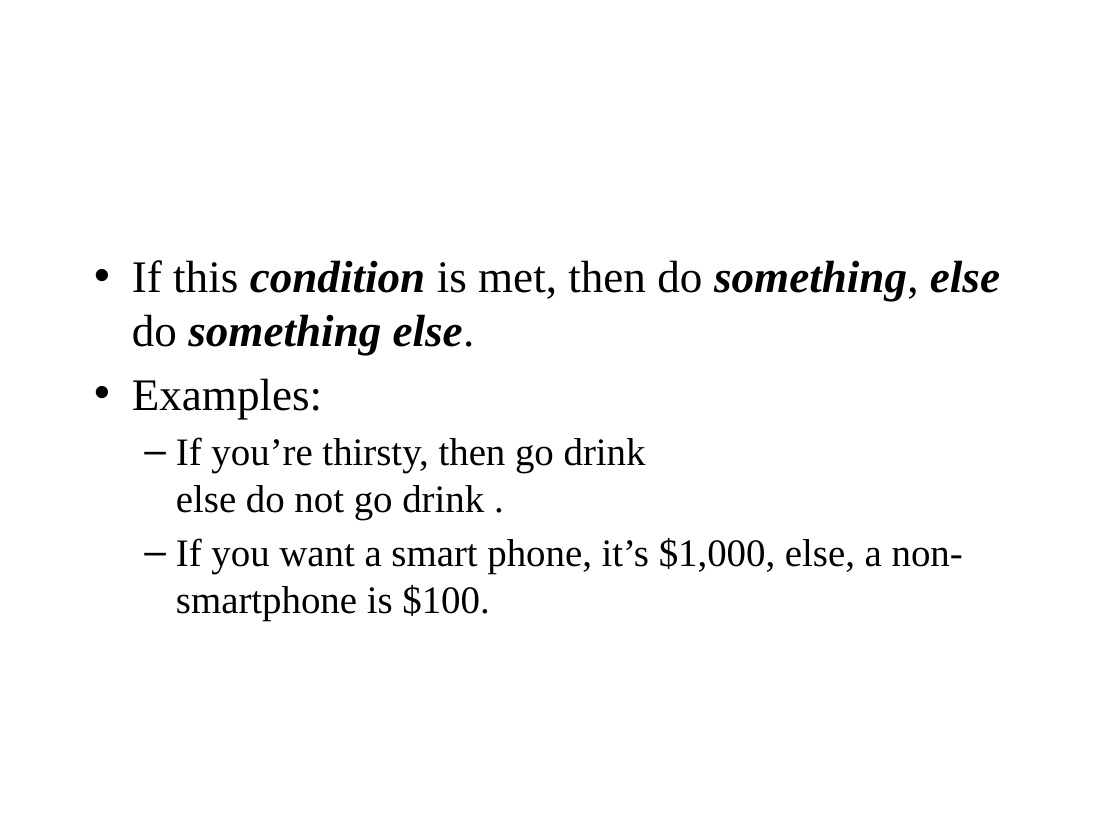
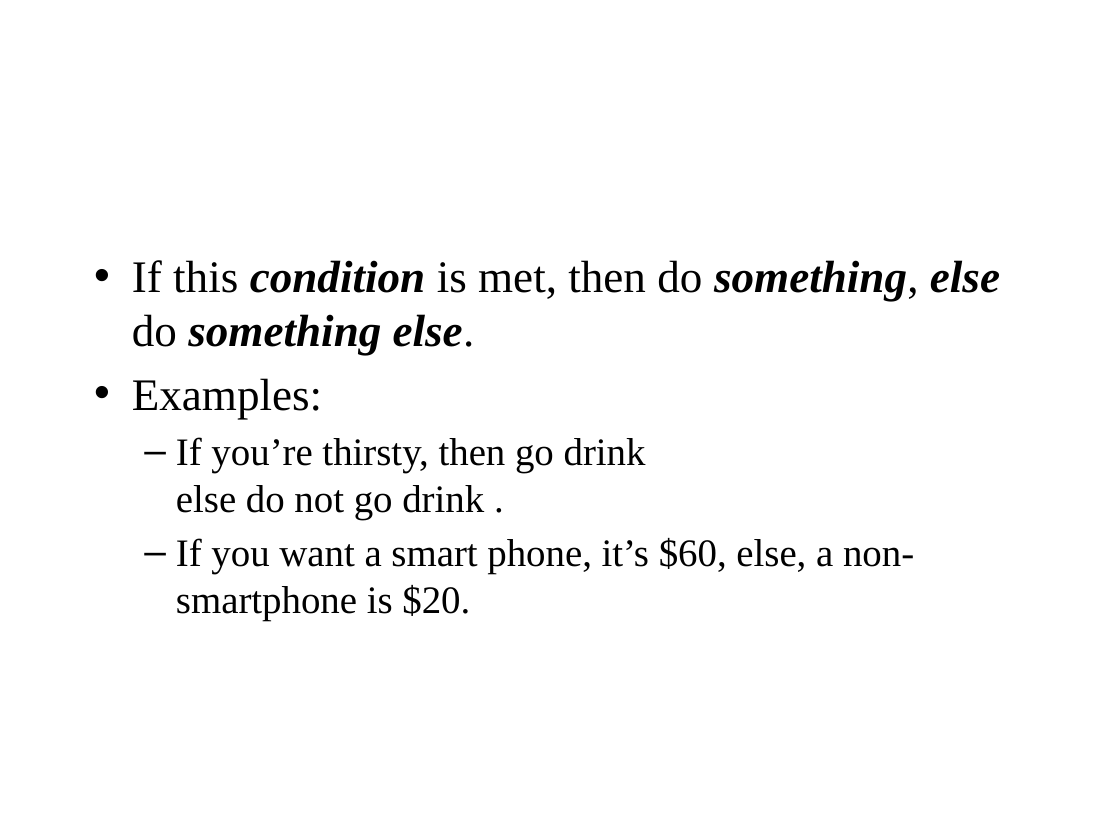
Before and after one commit to thanh81/VBA-Class, a slide deck: slide 12 of VBA Lecture.pptx. Drawn at 1120x840 pixels with LibreOffice and Linux fonts; fonts in the diff are those of the drawing; background and template pictures are left out. Boxes give left, top, right and bottom in pixels: in the first picture for what was removed or moved away, otherwise in the second. Text is boxed around its words. In the diff, an @@ line names an element or a change of style, - is before the commit and + after.

```diff
--- a/VBA Lecture.pptx
+++ b/VBA Lecture.pptx
@@ text at <box>176,538,914,621</box>: text changed @@
-  – If you want a smart phone, it’s $1,000, else, a non-smartphone is $100.
+  – If you want a smart phone, it’s $60, else, a non-smartphone is $20.
```
Also in this commit, not shown: 2 other slides changed, 3 other files.
